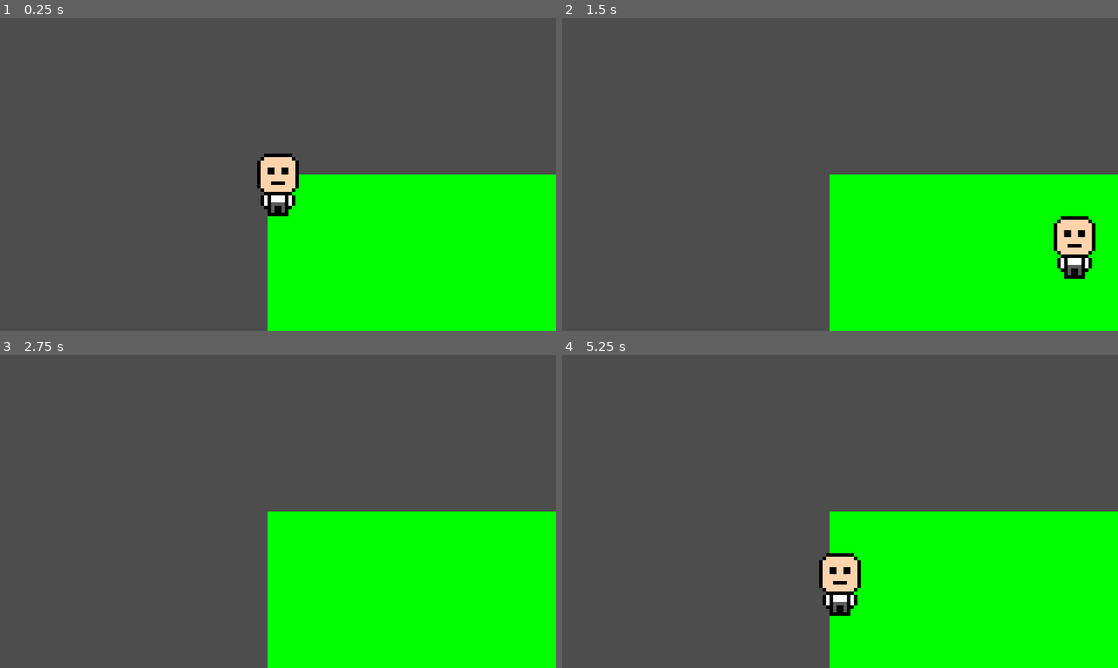
Above: before the commit, frames 1-4 (two rows, left to right).
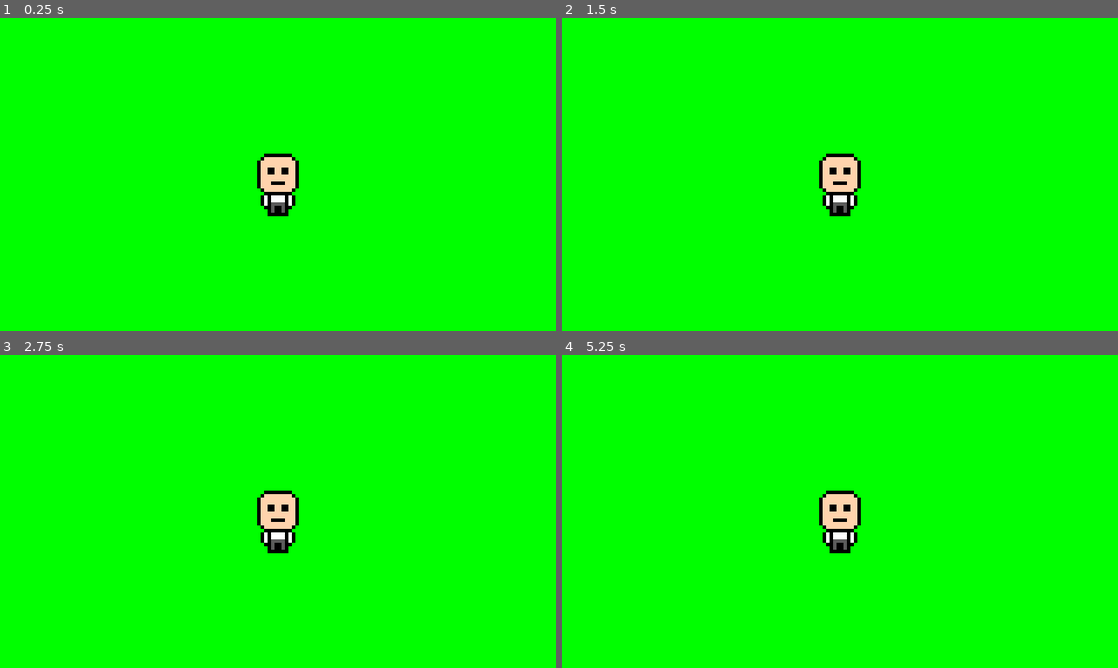
Above: after the commit, the same moments.

Repository: ShrikarSwami/DuckTown
Game: Godot game, scene res://scenes/Main.tscn
The game is run twice, just before and just after one commit, with the same random seed, the same clock (stepped at 60 frames per second) and the same inputs.
Inputs:
- Up to frame 1 (0.25 s): no input
- Up to frame 2 (1.5 s): tap Enter at 0.5 s; hold Right (ui_right) 0.53-1.28 s; hold Down (ui_down) from 1.28 s (still down)
- Up to frame 3 (2.75 s): release Down (ui_down) at 2.03 s; hold Right (ui_right) from 2.03 s (still down)
- Up to frame 4 (5.25 s): tap Space at 2.75 s; release Right (ui_right) at 2.78 s; hold Up (ui_up) 2.78-3.53 s; tap Enter at 3.5 s; hold Left (ui_left) 3.53-5.03 s; hold Down (ui_down) from 5.03 s (still down)

The runs differ from the first frame. In frame 1, 73% of the frame differs, in the area x 0-100%, y 0-100%; in frame 2, 76%; in frame 3, 75%; in frame 4, 76%.

Commit message:
Set player position and attach camera to player
Set the Player node's initial position to Vector2(800, 450) and reparent Camera2D under the Player node (was root). This makes the camera follow the player and ensures the player starts at the specified coordinates.

Diff:
--- a/game/scenes/Player.tscn
+++ b/game/scenes/Player.tscn
@@ -9,6 +9,7 @@
 [node name="PlayerRoot" type="Node" unique_id=2041773753]
 
 [node name="Player" type="CharacterBody2D" parent="." unique_id=1965973080]
+position = Vector2(800, 450)
 script = ExtResource("1_v6fml")
 
 [node name="CollisionShape2D" type="CollisionShape2D" parent="Player" unique_id=540646384]
@@ -20,5 +21,5 @@
 texture_filter = 1
 texture = ExtResource("1_p0vlq")
 
-[node name="Camera2D" type="Camera2D" parent="." unique_id=883490827]
+[node name="Camera2D" type="Camera2D" parent="Player" unique_id=883490827]
 zoom = Vector2(2, 2)
